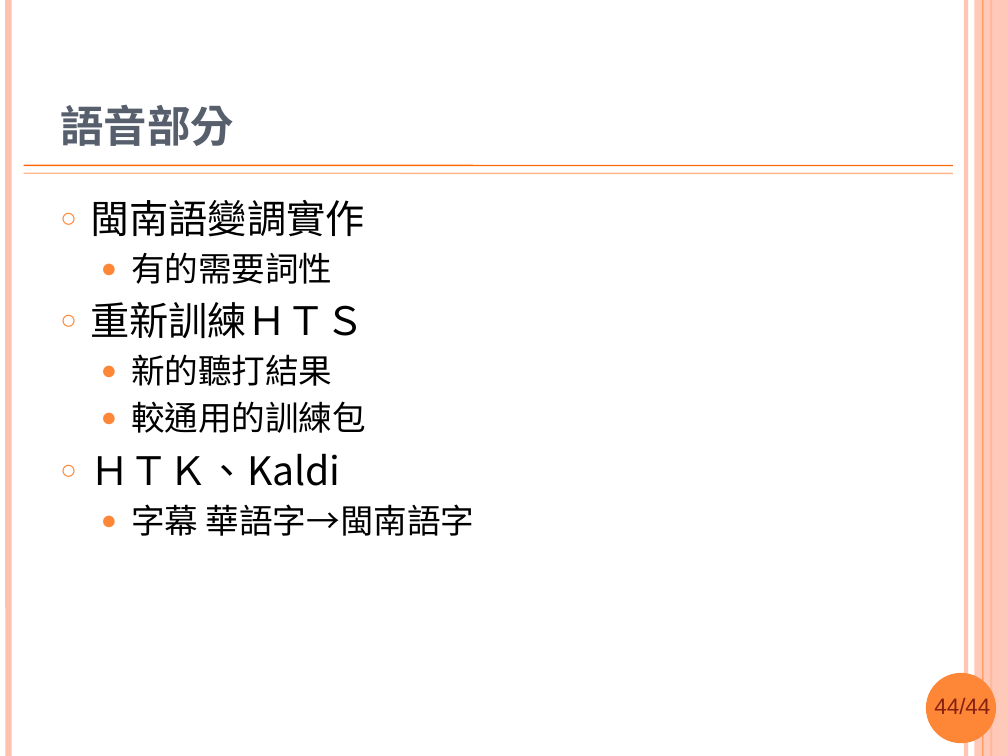
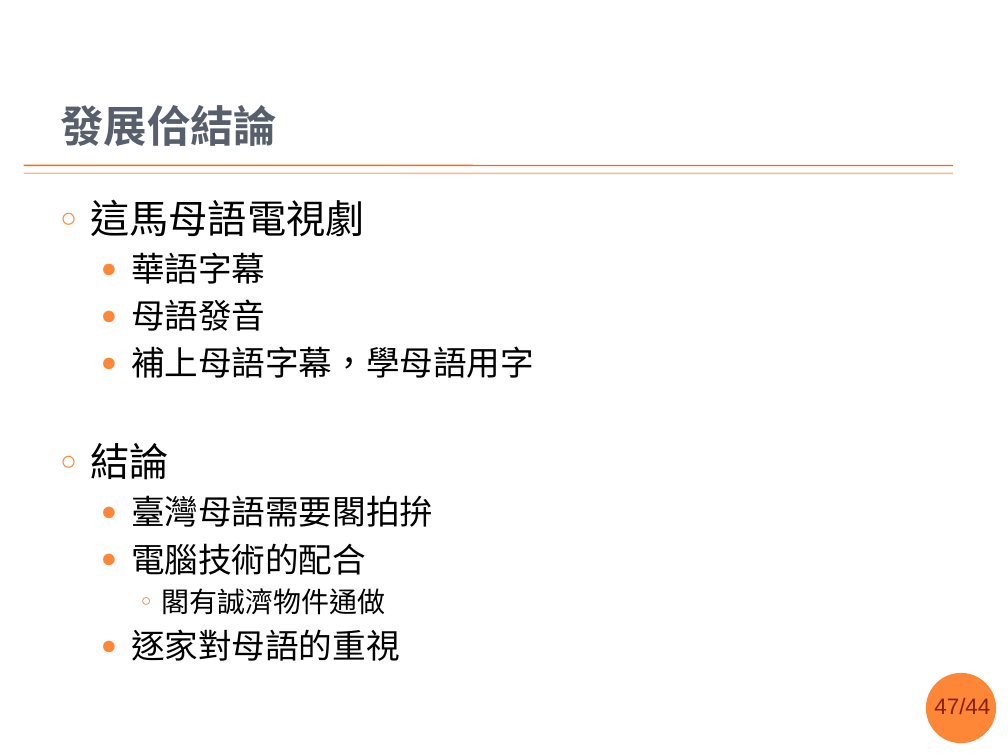
Before and after one commit to sih4sing5hong5/po3-ko3_tau5-iann2-phinn3, a slide deck: slide 47 of 翻譯報告.pptx (slide 44 before the commit). Drawn at 1008x756 pixels with LibreOffice and Linux fonts; fonts in the diff are those of the drawing; background and template pictures are left out. Boxes give left, top, right and bottom in pixels: in the first picture for what was removed or moved away, otherwise in the second. Text is boxed around its words. In the diff, an @@ line names an element or a change of style, - is before the commit and + after.

```diff
--- a/翻譯報告.pptx
+++ b/翻譯報告.pptx
@@ line removed from (8, 0) to (8, 756) @@
@@ line removed from (966, 0) to (966, 756) @@
@@ rectangle removed at bbox=[975, 0, 1008, 756] @@
@@ line removed from (983, 0) to (983, 756) @@
@@ line removed from (991, 0) to (991, 756) @@
@@ title at bbox=[60, 105, 277, 146]: text changed @@
-語音部分
+發展佮結論
@@ text at bbox=[91, 199, 534, 661]: text changed @@
-○ 閩南語變調實作
-  ● 有的需要詞性
-○ 重新訓練ＨＴＳ
-  ● 新的聽打結果
-  ● 較通用的訓練包
-○ ＨＴＫ、Kaldi
-  ● 字幕 華語字→閩南語字
+○ 這馬母語電視劇
+  ● 華語字幕
+  ● 母語發音
+  ● 補上母語字幕，學母語用字
+○ 結論
+  ● 臺灣母語需要閣拍拚
+  ● 電腦技術的配合
+    ○ 閣有誠濟物件通做
+  ● 逐家對母語的重視
@@ page number at bbox=[934, 698, 990, 714]: text changed @@
-44/44
+47/44
```
Also in this commit, not shown: 54 other slides changed, 3 slides added, 5 slides removed.
